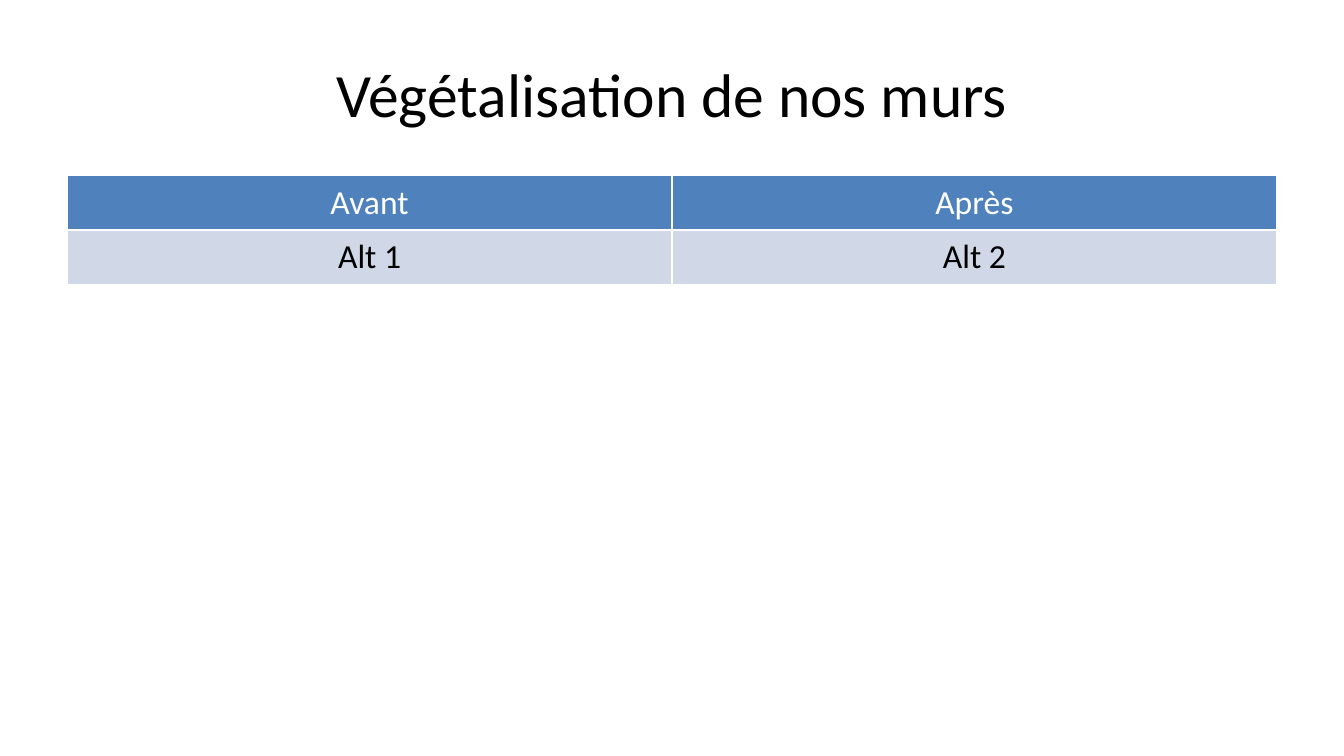
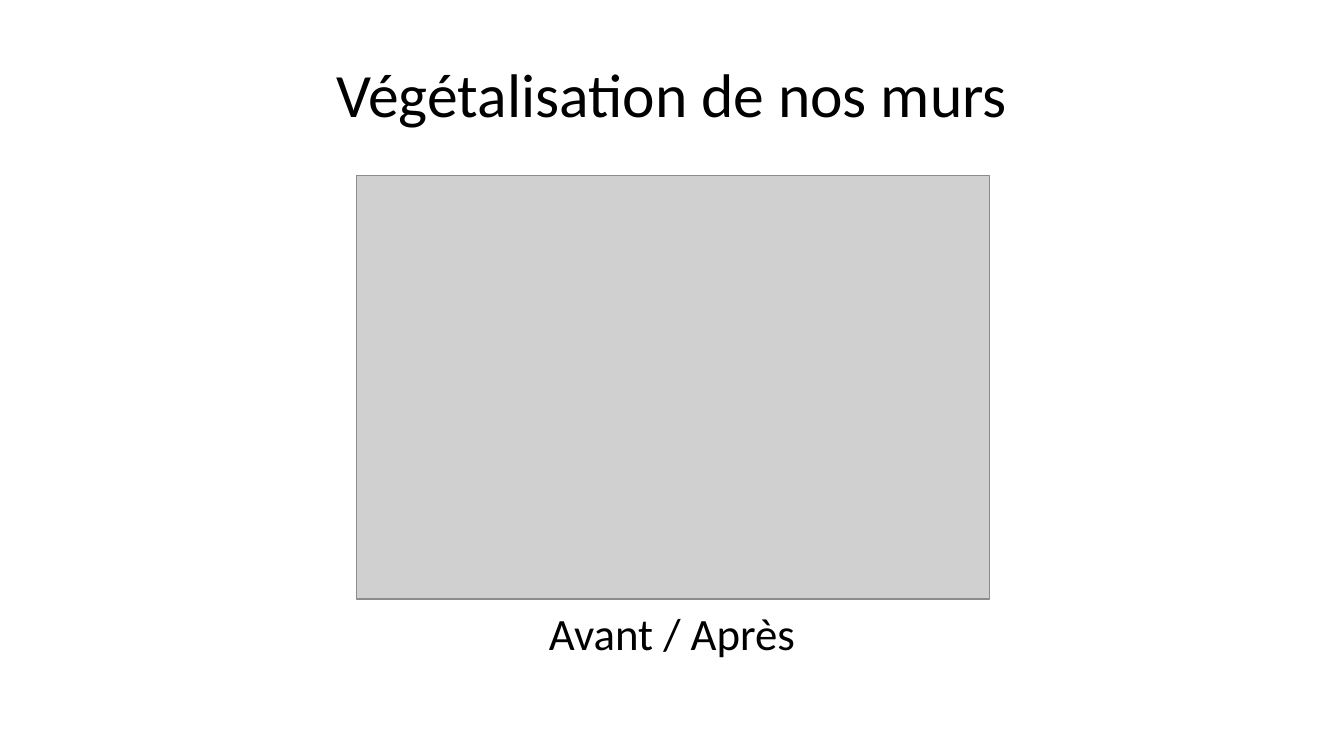
Before and after one commit to Bertrand82/vegetalisation_m2q, a slide deck: slide 1 of presentation.pptx. Drawn at 1344x756 pixels with LibreOffice and Linux fonts; fonts in the diff are those of the drawing; grey boxes stand for pictures. Boxes give left, top, right and bottom in pixels: in the first picture for what was removed or moved away, otherwise in the second. Text is boxed around its words. In the diff, an @@ line names an element or a change of style, - is before the commit and + after.

```diff
--- a/presentation.pptx
+++ b/presentation.pptx
@@ table removed at bbox=[67, 176, 1277, 675], 2 rows, 2 columns @@
-Avant | Après
-Alt 1 | Alt 2
@@ picture added at bbox=[356, 176, 989, 599] @@
@@ text added at bbox=[549, 619, 795, 658], 24 pt, text #000000 @@
+Avant / Après
```
Also in this commit, not shown: 3 other files.
